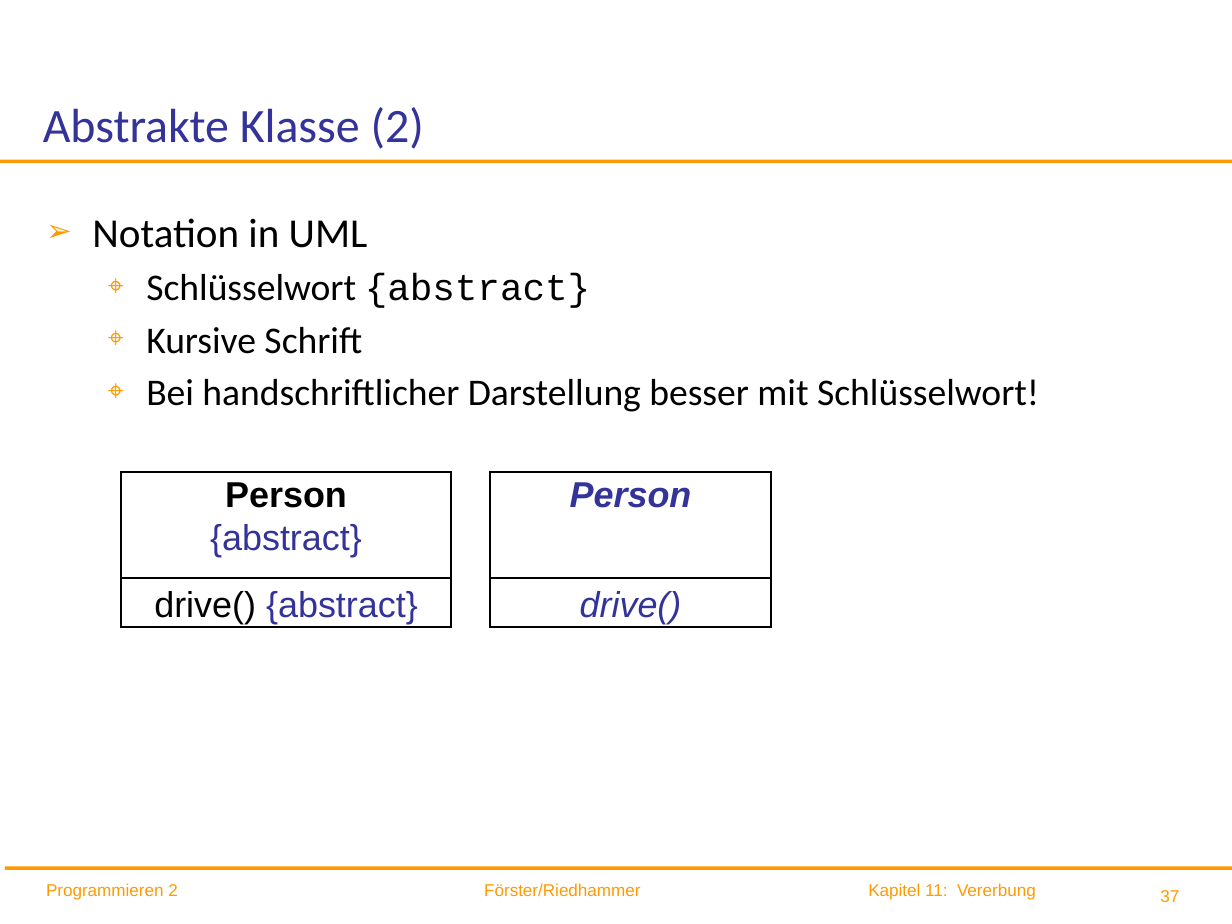
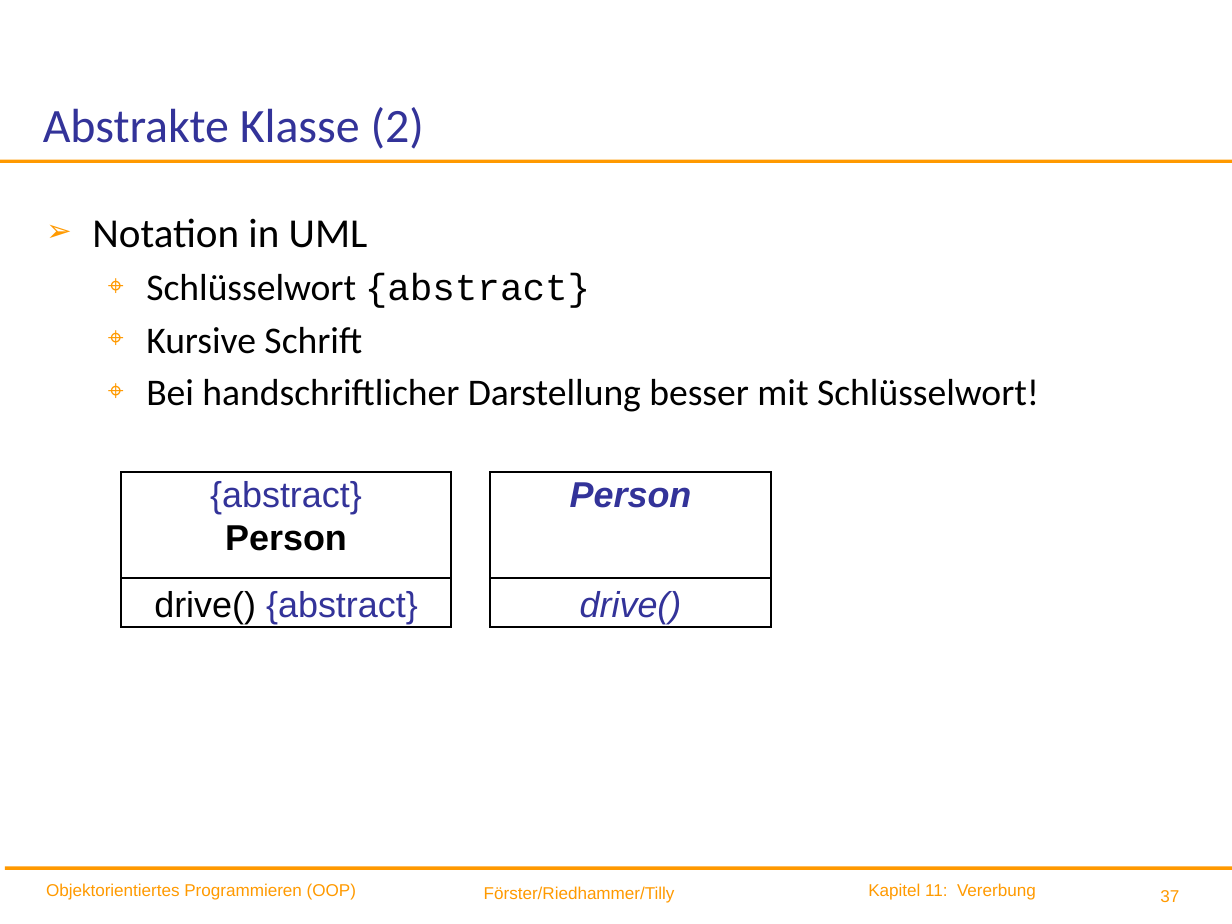
Before and after one commit to ingexue/hsro-wif-oop.github.io, a slide deck: slide 37 of 11-vererbung/vererbung.pptx. Drawn at 1232x924 pixels with LibreOffice and Linux fonts; fonts in the diff are those of the drawing; background and template pictures are left out. Boxes give left, top, right and bottom in pixels: in the first picture for what was removed or moved away, otherwise in the second. Text is boxed around its words. In the diff, an @@ line names an element or a change of style, - is before the commit and + after.

```diff
--- a/11-vererbung/vererbung.pptx
+++ b/11-vererbung/vererbung.pptx
@@ text in rectangle at box(210, 481, 362, 514): paragraph added @@
+{abstract}
@@ text in rectangle at box(210, 524, 362, 557): paragraph removed @@
-{abstract}
@@ text at box(46, 883, 356, 900): text changed @@
-Programmieren 2
+Objektorientiertes Programmieren (OOP)
@@ text at box(484, 886, 675, 903): text changed @@
-Förster/Riedhammer
+Förster/Riedhammer/Tilly
```
Also in this commit, not shown: 74 other slides changed, 4 other files.
